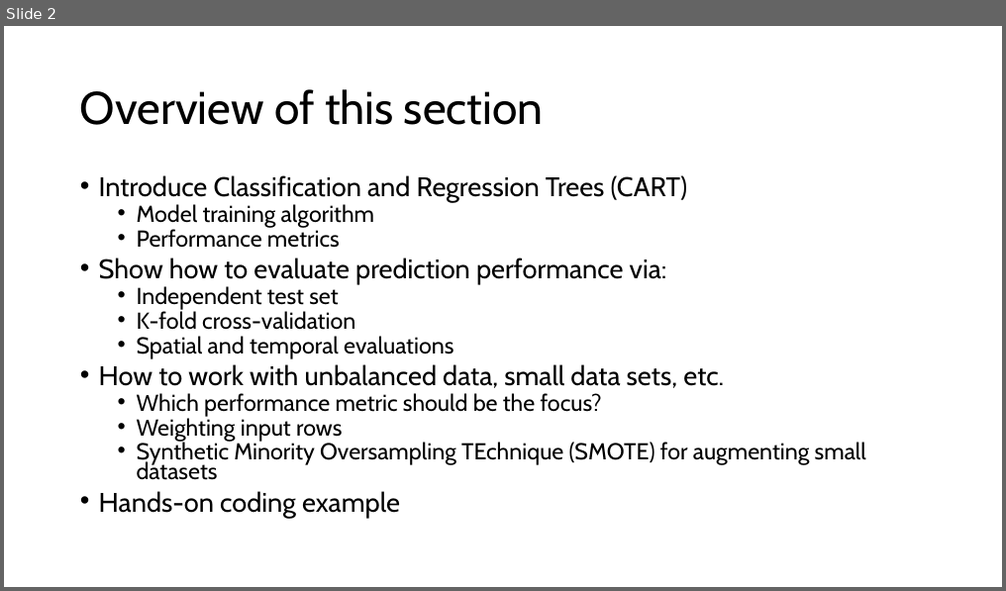
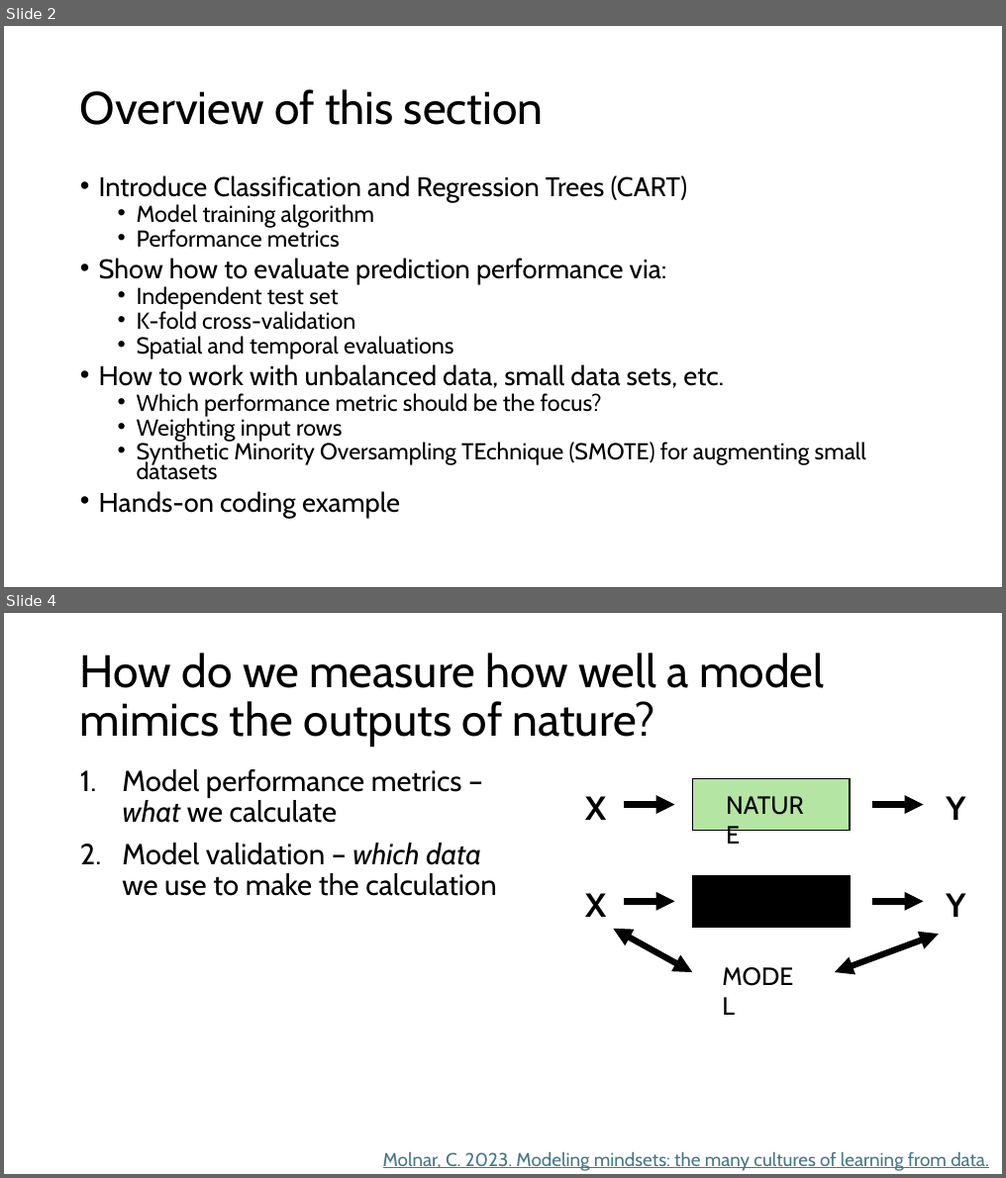
Before and after one commit to grantvagle/ml_methods_workshop, a slide deck: slides/02_model_eval_cv.pptx. Shown one above the other, each under a label of ours: slide 2 before the commit, slides 2 and 4 after it; the slides between them are not shown. The pictures are 1006x591 and 1006x1178 pixels, drawn with LibreOffice and Linux fonts; fonts in the diff are those of the drawing. Boxes give left, top, right and bottom in pixels: in the first picture for what was removed or moved away, otherwise in the second. Text is boxed around its words. In the diff, an @@ line names an element or a change of style, - is before the commit and + after.

```diff
--- a/slides/02_model_eval_cv.pptx
+++ b/slides/02_model_eval_cv.pptx
@@ slide 4 added at bbox=[4, 613, 1002, 1174], background #FFFFFF @@
@@ title added at bbox=[80, 653, 824, 747], 44 pt, text #000000 @@
+How do we measure how well a model mimics the outputs of nature?
@@ group added at bbox=[513, 701, 965, 830]: 3 texts, 2 arrows, 1 rectangle @@
+Y
+X
+NATURE
@@ text added at bbox=[122, 769, 496, 896], 28 pt, text #000000 @@
+1. Model performance metrics – what we calculate
+2. Model validation – which data we use to make the calculation
@@ group added at bbox=[585, 875, 965, 995]: 3 texts, 2 arrows, 2 double arrows, 1 rectangle @@
+Y
+X
+MODEL
@@ text added at bbox=[383, 1153, 989, 1171], 18 pt, text #467886, underline @@
+Molnar, C. 2023. Modeling mindsets: the many cultures of learning from data.
```
Also in this commit, not shown: 4 slides changed, 23 other slides added, 3 slides removed.
